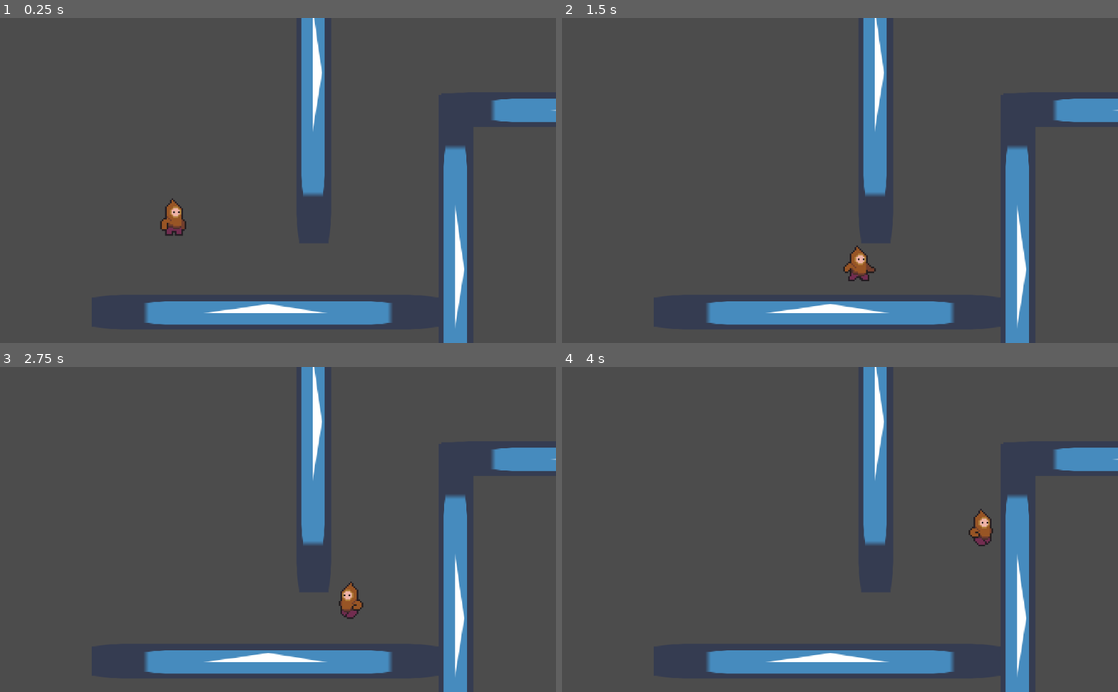
Above: before the commit, frames 1-4 (two rows, left to right).
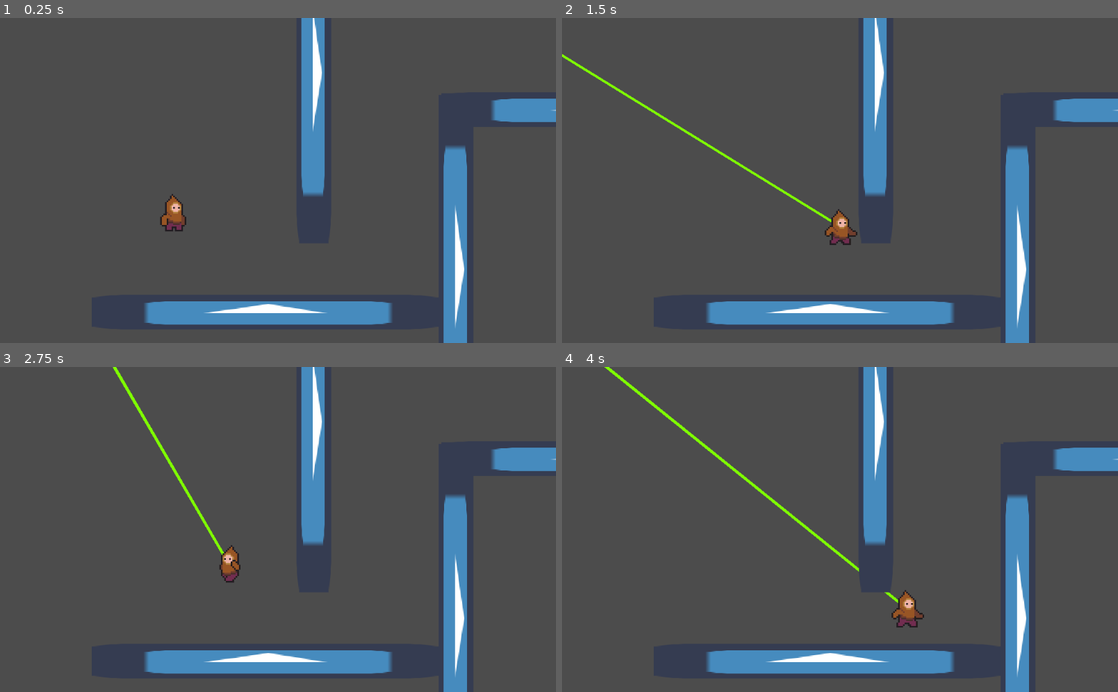
Above: after the commit, the same moments.

Repository: PaulStamas/Manlet
Game: Godot game, scene res://Scenes/Main.tscn
Two runs of this game, one before a commit and one after it. Both use one fixed random seed, a clock stepped at 60 frames per second and the inputs below. Before the commit the project starts from res://Main.tscn. The engine's default icon, where the game draws it, is replaced by a stand-in: a white triangle on a blue panel in a dark square.
Inputs:
- Up to frame 1 (0.25 s): no input
- Up to frame 2 (1.5 s): hold Up (ui_up) 0.53-1.28 s; hold Right (ui_right) from 0.53 s (still down); tap C (ui_shoot, bound only after the commit) at 0.6 s; tap Up (ui_up) at 1.35 s
- Up to frame 3 (2.75 s): tap Up (ui_up) at 1.52, 1.82 s; tap C (ui_shoot, bound only after the commit) at 1.55, 2.1 s; release Right (ui_right) at 2.03 s; hold Left (ui_left) from 2.03 s (still down); hold Up (ui_up) from 2.03 s (still down)
- Up to frame 4 (4 s): release Left (ui_left) at 2.78 s; release Up (ui_up) at 2.78 s; hold Right (ui_right) from 2.78 s (still down); tap C (ui_shoot, bound only after the commit) at 2.85 s; tap Up (ui_up) at 3.02, 3.32 s; hold Up (ui_up) from 3.53 s (still down)

The runs differ from the first frame. In frame 1, 0.3% of the frame differs, in the area x 28-34%, y 54-68%; in frame 2, 1.2%; in frame 3, 1.0%; in frame 4, 1.3%, in the area x 7-78%, y 0-81%.

Commit message:
broken swinging

Diff:
--- a/Manlet v0.0.1/Player.gd
+++ /dev/null
@@ -1,142 +0,0 @@
-extends KinematicBody2D
-
-
-var velocity: Vector2
-
-const GRAVITY = 30
-const GROUND_FRICTION = 0.75
-const WALL_FRICTION = 0.75
-const MIDAIR_FRICTION = 0.99
-const FORCE_FALL = 60
-
-const PLAYER_SPEED = 80
-const PLAYER_JUMP_VEL = 630
-const PLAYER_WALL_JUMP_VEL = 800
-const PLAYER_MAX_SPEED = 800
-const PLAYER_MAX_STOP_SPEED = 20
-const WALL_JUMP_TOUCH_DELAY = 0.175 # seconds
-const BAD_WALL_JUMP_MULT = 0.75
-
-onready var player_sprite = $AnimatedSprite
-
-var ani_state = "Idle"
-
-var wall_jump_dir = null
-var last_wall_jump_dir = null
-var wall_touch_delta = 0;
-var player_dir = "right"
-
-func _ready():
-	$"/root/Global".register_player(self)
-
-func _physics_process(delta):
-	move(delta)
-	animate()
-
-func move(delta):
-	wall_touch_delta += delta;
-
-	var input_up = Input.is_action_pressed("ui_up")
-	var input_wall_jump = Input.is_action_just_pressed("ui_up")
-	var input_left = Input.is_action_pressed("ui_left")
-	var input_right = Input.is_action_pressed("ui_right")
-	var input_down = Input.is_action_pressed("ui_down")
-
-	velocity.x *= GROUND_FRICTION
-
-	if is_on_wall():
-		velocity.x = 0;
-		for i in get_slide_count():
-			var collision = get_slide_collision(i)
-			if position.x < collision.position.x:
-				wall_touch_delta = 0;
-				wall_jump_dir = "left"
-				if input_right && velocity.y > 0:
-					velocity.y *= WALL_FRICTION
-			if position.x > collision.position.x:
-				wall_touch_delta = 0
-				wall_jump_dir = "right"
-				if input_left && velocity.y > 0:
-					velocity.y *= WALL_FRICTION
-
-	if input_wall_jump && wall_touch_delta < WALL_JUMP_TOUCH_DELAY && !is_on_floor():
-		wall_touch_delta = 100000
-		if wall_jump_dir == "left":
-			if last_wall_jump_dir == "left":
-				velocity.x = -PLAYER_WALL_JUMP_VEL * BAD_WALL_JUMP_MULT
-				velocity.y = -PLAYER_JUMP_VEL * 0.25
-			else:
-				velocity.x = -PLAYER_WALL_JUMP_VEL
-				velocity.y = -PLAYER_JUMP_VEL
-			last_wall_jump_dir = "left"
-		elif wall_jump_dir == "right":
-			if last_wall_jump_dir == "right":
-				velocity.x = PLAYER_WALL_JUMP_VEL * BAD_WALL_JUMP_MULT
-				velocity.y = -PLAYER_JUMP_VEL * 0.25
-			else:
-				velocity.x = PLAYER_WALL_JUMP_VEL
-				velocity.y = -PLAYER_JUMP_VEL
-			last_wall_jump_dir = "right"
-
-	if is_on_floor():
-		velocity.y = 0
-		last_wall_jump_dir = "none";
-		if input_up:
-			velocity.y = -PLAYER_JUMP_VEL
-	else:
-		velocity.y += GRAVITY;
-		if input_down:
-			velocity.y += FORCE_FALL
-
-
-
-	#bounce off ceiling
-	if is_on_ceiling():
-		if input_up:
-			velocity.x *= WALL_FRICTION
-			velocity.y = -1
-		elif velocity.y < 0:
-			velocity.y = 0
-
-
-	if input_left and !input_right:
-		velocity.x -= PLAYER_SPEED
-		player_sprite.flip_h = true
-		player_dir = "left"
-		ani_state = "Running"
-	elif input_right and !input_left:
-		velocity.x += PLAYER_SPEED
-		player_sprite.flip_h = false
-		player_dir = "right"
-		ani_state = "Running"
-	else:
-		if abs(velocity.x) < PLAYER_MAX_STOP_SPEED:
-			velocity.x = 0
-		ani_state = "Idle"
-
-	if velocity.x > PLAYER_MAX_SPEED:
-		velocity.x = PLAYER_MAX_SPEED
-	elif velocity.x < -PLAYER_MAX_SPEED:
-		velocity.x = -PLAYER_MAX_SPEED
-
-	# DELETE THIS LATER
-
-	if position.y > 10000:
-		position.x = 500
-		position.y = 300
-		velocity.y = 0
-
-	move_and_slide(velocity, Vector2(0, -1))
-
-func animate():
-
-	if ani_state == "Running":
-		player_sprite.play("Running")
-		player_sprite.speed_scale = abs(velocity.x)/400
-		#delete when white space is fixed
-		player_sprite.position = Vector2(0,-21)
-
-	if ani_state == "Idle":
-		player_sprite.play("Idle Tired")
-		player_sprite.speed_scale = 1
-		player_sprite.position = Vector2(0,-2)
--- /dev/null
+++ b/Manlet v0.0.1/Scenes/HookShot.tscn
@@ -0,0 +1,16 @@
+[gd_scene load_steps=3 format=2]
+
+[ext_resource path="res://Scripts/HookShot.gd" type="Script" id=1]
+[ext_resource path="res://icon.png" type="Texture" id=3]
+
+[node name="HookShot" type="Area2D"]
+script = ExtResource( 1 )
+
+[node name="Sprite" type="Sprite" parent="."]
+scale = Vector2( 0.5, 0.5 )
+texture = ExtResource( 3 )
+
+[node name="CollisionPolygon2D" type="CollisionPolygon2D" parent="."]
+scale = Vector2( 0.5, 0.5 )
+polygon = PoolVector2Array( 32, -32, 32, 32, -32, 32, -32, -32, 31, -32 )
+[connection signal="body_entered" from="." to="." method="_on_HookShot_body_entered"]
--- /dev/null
+++ b/Manlet v0.0.1/Scenes/Main.gd
@@ -0,0 +1,18 @@
+extends Node2D
+
+
+# Declare member variables here. Examples:
+# var a = 2
+# var b = "text"
+
+
+# Called when the node enters the scene tree for the first time.
+func _ready():
+	pass # Replace with function body.
+
+func _draw():
+	if $HookShot != null:
+		draw_line($Player.position, $HookShot.position, Color(.5, 1, 0), 5)
+# Called every frame. 'delta' is the elapsed time since the previous frame.
+func _process(delta):
+	update()
--- a/Manlet v0.0.1/Main.tscn
+++ b/Manlet v0.0.1/Scenes/Main.tscn
@@ -1,10 +1,12 @@
-[gd_scene load_steps=4 format=2]
+[gd_scene load_steps=5 format=2]
 
-[ext_resource path="res://Player.tscn" type="PackedScene" id=1]
+[ext_resource path="res://Scenes/Player.tscn" type="PackedScene" id=1]
 [ext_resource path="res://icon.png" type="Texture" id=2]
-[ext_resource path="res://TestWall.tscn" type="PackedScene" id=3]
+[ext_resource path="res://Scenes/TestWall.tscn" type="PackedScene" id=3]
+[ext_resource path="res://Scenes/Main.gd" type="Script" id=4]
 
 [node name="Node2D" type="Node2D"]
+script = ExtResource( 4 )
 
 [node name="Player" parent="." instance=ExtResource( 1 )]
 position = Vector2( 319, 309 )
--- a/Manlet v0.0.1/Player.tscn
+++ b/Manlet v0.0.1/Scenes/Player.tscn
@@ -1,13 +1,13 @@
 [gd_scene load_steps=18 format=2]
 
-[ext_resource path="res://Player.gd" type="Script" id=1]
+[ext_resource path="res://Scripts/Player.gd" type="Script" id=1]
 [ext_resource path="res://Art/Manlet Running/running boi right1.png" type="Texture" id=2]
 [ext_resource path="res://Art/Manlet Running/running boi right2.png" type="Texture" id=3]
 [ext_resource path="res://Art/Manlet Running/running boi right3.png" type="Texture" id=4]
 [ext_resource path="res://Art/Manlet Running/running boi right4.png" type="Texture" id=5]
 [ext_resource path="res://Art/Manlet Running/running boi right5.png" type="Texture" id=6]
 [ext_resource path="res://Art/Manlet Running/running boi right6.png" type="Texture" id=7]
-[ext_resource path="res://AnimatedSprite.gd" type="Script" id=8]
+[ext_resource path="res://Scripts/AnimatedSprite.gd" type="Script" id=8]
 [ext_resource path="res://Art/Idle Tired/idle tired6.png" type="Texture" id=9]
 [ext_resource path="res://Art/Idle Tired/idle tired7.png" type="Texture" id=10]
 [ext_resource path="res://Art/Idle Tired/idle tired8.png" type="Texture" id=11]
@@ -41,6 +41,6 @@
 scale = Vector2( 0.3, 0.3 )
 frames = SubResource( 1 )
 animation = "Running"
-frame = 1
+frame = 3
 playing = true
 script = ExtResource( 8 )
--- a/Manlet v0.0.1/SwingTest.tscn
+++ b/Manlet v0.0.1/Scenes/SwingTest.tscn
@@ -1,9 +1,11 @@
-[gd_scene load_steps=3 format=2]
+[gd_scene load_steps=4 format=2]
 
-[ext_resource path="res://Player.tscn" type="PackedScene" id=1]
-[ext_resource path="res://TestWall.tscn" type="PackedScene" id=2]
+[ext_resource path="res://Scenes/Player.tscn" type="PackedScene" id=1]
+[ext_resource path="res://Scenes/TestWall.tscn" type="PackedScene" id=2]
+[ext_resource path="res://Scenes/Main.gd" type="Script" id=3]
 
 [node name="SwingTest" type="Node2D"]
+script = ExtResource( 3 )
 
 [node name="WallContainer" type="Node2D" parent="."]
 
@@ -13,14 +15,14 @@
 scale = Vector2( 0.5, 1 )
 
 [node name="StaticBody2D4" parent="WallContainer" instance=ExtResource( 2 )]
-position = Vector2( 863.124, 566.636 )
+position = Vector2( 843.124, 377.636 )
 rotation = 0.0
 scale = Vector2( 0.5, 1 )
 
 [node name="StaticBody2D5" parent="WallContainer" instance=ExtResource( 2 )]
-position = Vector2( 613.124, 138.636 )
+position = Vector2( 564.124, 139.636 )
 rotation = 0.0
 scale = Vector2( 0.5, 1 )
 
 [node name="Player" parent="." instance=ExtResource( 1 )]
-position = Vector2( 220, 264 )
+position = Vector2( 734, 278 )
--- /dev/null
+++ b/Manlet v0.0.1/Scripts/HookShot.gd
@@ -0,0 +1,23 @@
+extends Area2D
+
+
+# Declare member variables here. Examples:
+# var a = 2
+# var b = "text"
+var speed
+var attached = false
+var exists = false
+# Called when the node enters the scene tree for the first time.
+func init(fire_speed):
+	speed = fire_speed
+	attached = false
+
+# Called every frame. 'delta' is the elapsed time since the previous frame.
+func _process(delta):
+	if attached == false:
+		position.x -= speed * delta
+		position.y -= speed * delta
+
+func _on_HookShot_body_entered(body):
+	if body.get_name() != "Player":
+		attached = true
--- /dev/null
+++ b/Manlet v0.0.1/Scripts/Player.gd
@@ -0,0 +1,220 @@
+extends KinematicBody2D
+
+
+var velocity: Vector2
+
+const GRAVITY = 30
+const GROUND_FRICTION = 0.75
+const WALL_FRICTION = 0.75
+const MIDAIR_FRICTION = 0.99
+const FORCE_FALL = 60
+
+const PLAYER_SPEED = 80
+const PLAYER_JUMP_VEL = 630
+const PLAYER_WALL_JUMP_VEL = 800
+const PLAYER_MAX_SPEED = 800
+const PLAYER_MAX_STOP_SPEED = 20
+const WALL_JUMP_TOUCH_DELAY = 0.175 # seconds
+const BAD_WALL_JUMP_MULT = 0.75
+
+const FIRE_SPEED = 500
+
+var gravity_on = true
+onready var player_sprite = $AnimatedSprite
+
+var state = "Idle"
+
+var wall_jump_dir = null
+var last_wall_jump_dir = null
+var wall_touch_delta = 0;
+var player_dir = "right"
+
+#Inputs
+var input_up
+var input_wall_jump
+var input_left
+var input_right
+var input_down
+var input_shoot
+
+#Hook shot variables
+var rope_init = true
+var grapple_point
+var rope_point
+var rope_angle_velocity
+var rope_angle
+var rope_length
+var hook_shot = preload("res://Scenes/HookShot.tscn").instance()
+
+func _ready():
+	$"/root/Global".register_player(self)
+
+func _physics_process(delta):
+	move(delta)
+	rope_swing(delta)
+	animate()
+
+func move(delta):
+	input_up = Input.is_action_pressed("ui_up")
+	input_wall_jump = Input.is_action_just_pressed("ui_up")
+	input_left = Input.is_action_pressed("ui_left")
+	input_right = Input.is_action_pressed("ui_right")
+	input_down = Input.is_action_pressed("ui_down")
+
+	velocity.x *= GROUND_FRICTION
+	wall_touch_delta += delta
+
+	on_wall()
+
+	if is_on_floor():
+		velocity.y = 0
+		last_wall_jump_dir = "none";
+		if input_up:
+			velocity.y = -PLAYER_JUMP_VEL
+	else:
+		if gravity_on:
+			velocity.y += GRAVITY;
+			if input_down:
+				velocity.y += FORCE_FALL
+
+	if state == "swing":
+		velocity.x = 0
+		velocity.y = 0
+
+	if is_on_ceiling():
+		if input_up:
+			velocity.x *= WALL_FRICTION
+			velocity.y = -1
+		elif velocity.y < 0:
+			velocity.y = 0
+
+
+	if input_left and !input_right:
+		velocity.x -= PLAYER_SPEED
+		player_sprite.flip_h = true
+		player_dir = "left"
+		state = "Running"
+	elif input_right and !input_left:
+		velocity.x += PLAYER_SPEED
+		player_sprite.flip_h = false
+		player_dir = "right"
+		state = "Running"
+	else:
+		if abs(velocity.x) < PLAYER_MAX_STOP_SPEED:
+			velocity.x = 0
+		state = "Idle"
+
+	if velocity.x > PLAYER_MAX_SPEED:
+		velocity.x = PLAYER_MAX_SPEED
+	elif velocity.x < -PLAYER_MAX_SPEED:
+		velocity.x = -PLAYER_MAX_SPEED
+
+	# DELETE THIS LATER
+
+	if position.y > 10000:
+		position.x = 500
+		position.y = 300
+		velocity.y = 0
+
+func on_wall():
+	if is_on_wall():
+		velocity.x = 0;
+		for i in get_slide_count():
+			var collision = get_slide_collision(i)
+			if position.x < collision.position.x:
+				wall_touch_delta = 0;
+				wall_jump_dir = "left"
+				if input_right && velocity.y > 0:
+					velocity.y *= WALL_FRICTION
+			if position.x > collision.position.x:
+				wall_touch_delta = 0
+				wall_jump_dir = "right"
+				if input_left && velocity.y > 0:
+					velocity.y *= WALL_FRICTION
+
+	if input_wall_jump && wall_touch_delta < WALL_JUMP_TOUCH_DELAY && !is_on_floor():
+		wall_touch_delta = 100000
+		if wall_jump_dir == "left":
+			if last_wall_jump_dir == "left":
+				velocity.x = -PLAYER_WALL_JUMP_VEL * BAD_WALL_JUMP_MULT
+				velocity.y = -PLAYER_JUMP_VEL * 0.25
+			else:
+				velocity.x = -PLAYER_WALL_JUMP_VEL
+				velocity.y = -PLAYER_JUMP_VEL
+			last_wall_jump_dir = "left"
+		elif wall_jump_dir == "right":
+			if last_wall_jump_dir == "right":
+				velocity.x = PLAYER_WALL_JUMP_VEL * BAD_WALL_JUMP_MULT
+				velocity.y = -PLAYER_JUMP_VEL * 0.25
+			else:
+				velocity.x = PLAYER_WALL_JUMP_VEL
+				velocity.y = -PLAYER_JUMP_VEL
+			last_wall_jump_dir = "right"
+
+	move_and_slide(velocity, Vector2(0, -1))
+
+func rope_swing(delta):
+	input_up = Input.is_action_pressed("ui_up")
+	input_shoot = Input.is_action_just_pressed("ui_shoot")
+	if input_shoot:
+		hook_shot.init(FIRE_SPEED)
+		hook_shot.position = get_global_position()
+		get_parent().add_child(hook_shot)
+
+	if hook_shot.attached:
+		gravity_on = false
+		if rope_init:
+			velocity = Vector2(0,0)
+			grapple_point = hook_shot.position
+			rope_point = position
+			rope_angle_velocity = 0
+			rope_length = sqrt(pow(grapple_point.x - position.x, 2) + pow(grapple_point.y - position.y, 2))
+			print(rope_length)
+			rope_init = false
+
+
+		rope_angle = find_angle(hook_shot.position, position)
+		var rope_angle_accel = 0.2 * cos(deg2rad(rope_angle))
+		rope_angle_velocity += rope_angle_accel
+		rope_angle += rope_angle_velocity
+		if is_on_wall() or is_on_floor():
+			rope_angle_velocity = 0
+		rope_angle_velocity *= 0.99
+
+		rope_point.x = grapple_point.x + (rope_length * cos(deg2rad(rope_angle)))
+		rope_point.y = grapple_point.y + (rope_length * sin(deg2rad(rope_angle)))
+
+		position.x += (rope_point.x - position.x)
+		position.y += (rope_point.y - position.y)
+
+		if input_up:
+			velocity.y = -PLAYER_JUMP_VEL
+			velocity.x = PLAYER_WALL_JUMP_VEL
+
+
+	else:
+		rope_init = true
+
+func animate():
+	if state == "Idle":
+		player_sprite.play("Idle Tired")
+		player_sprite.speed_scale = 1
+		player_sprite.position = Vector2(0,-2)
+
+	else:
+		player_sprite.play("Running")
+		player_sprite.speed_scale = abs(velocity.x)/400
+		#delete when white space is fixed
+		player_sprite.position = Vector2(0,-21)
+
+func find_angle(point1, point2):
+	var vector1 = Vector2(point1.x - point1.x - 10, 0)
+	var vector2 = Vector2(point1.x - point2.x, point1.y - point2.y)
+	var mag = sqrt(pow(vector1.x, 2) + pow(vector1.y, 2))
+	mag = mag * sqrt(pow(vector2.x, 2) + pow(vector2.y, 2))
+	var angle = (vector1.x * vector2.x) + (vector1.y * vector2.y)
+	angle = angle/mag
+	angle = rad2deg(acos(angle))
+	while angle > 360:
+		angle -= 360
+	return(angle)
--- /dev/null
+++ b/Manlet v0.0.1/Scripts/Rope.gd
@@ -0,0 +1,17 @@
+extends Line2D
+
+
+# Declare member variables here. Examples:
+# var a = 2
+# var b = "text"
+
+
+# Called when the node enters the scene tree for the first time.
+func _ready():
+	pass # Replace with function body.
+
+
+# Called every frame. 'delta' is the elapsed time since the previous frame.
+func _process(delta):
+	set_point_position(0, get_parent().position)
+	set_point_position(1, $"/root/Global".player.position)
--- a/Manlet v0.0.1/project.godot
+++ b/Manlet v0.0.1/project.godot
@@ -16,12 +16,12 @@
 [application]
 
 config/name="MetroidvaniaBeta1"
-run/main_scene="res://Main.tscn"
+run/main_scene="res://Scenes/Main.tscn"
 config/icon="res://icon.png"
 
 [autoload]
 
-Global="*res://Global.gd"
+Global="*res://Scripts/Global.gd"
 
 [input]
 
@@ -32,6 +32,11 @@
 , Object(InputEventKey,"resource_local_to_scene":false,"resource_name":"","device":0,"alt":false,"shift":false,"control":false,"meta":false,"command":false,"pressed":false,"scancode":32,"unicode":0,"echo":false,"script":null)
  ]
 }
+ui_shoot={
+"deadzone": 0.5,
+"events": [ Object(InputEventKey,"resource_local_to_scene":false,"resource_name":"","device":0,"alt":false,"shift":false,"control":false,"meta":false,"command":false,"pressed":false,"scancode":67,"unicode":0,"echo":false,"script":null)
+ ]
+}
 
 [rendering]
 
Renamed: Manlet v0.0.1/TestWall.tscn -> Manlet v0.0.1/Scenes/TestWall.tscn
Renamed: Manlet v0.0.1/AnimatedSprite.gd -> Manlet v0.0.1/Scripts/AnimatedSprite.gd
Renamed: Manlet v0.0.1/Cooldown.gd -> Manlet v0.0.1/Scripts/Cooldown.gd
Renamed: Manlet v0.0.1/Global.gd -> Manlet v0.0.1/Scripts/Global.gd
